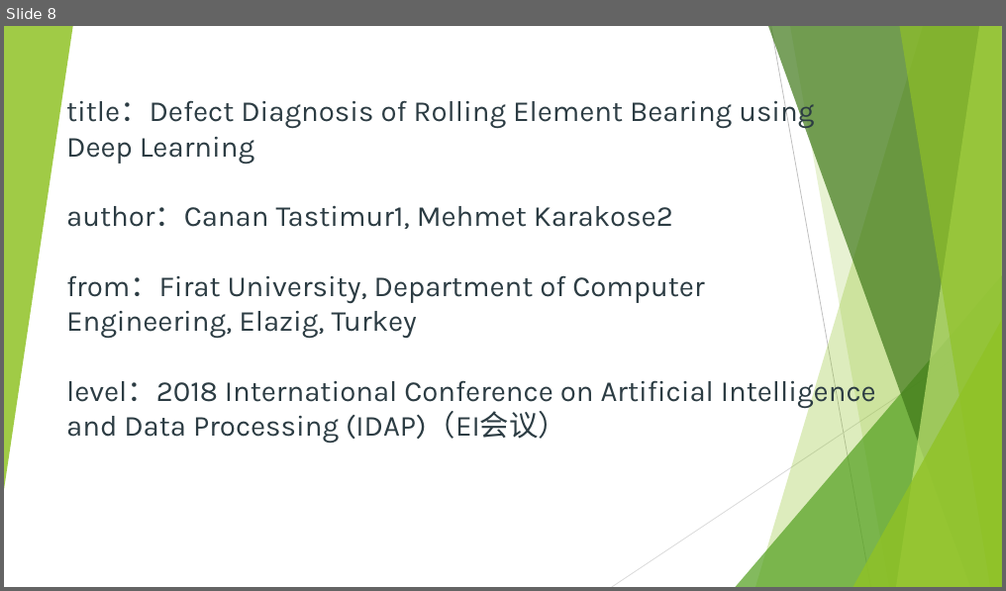
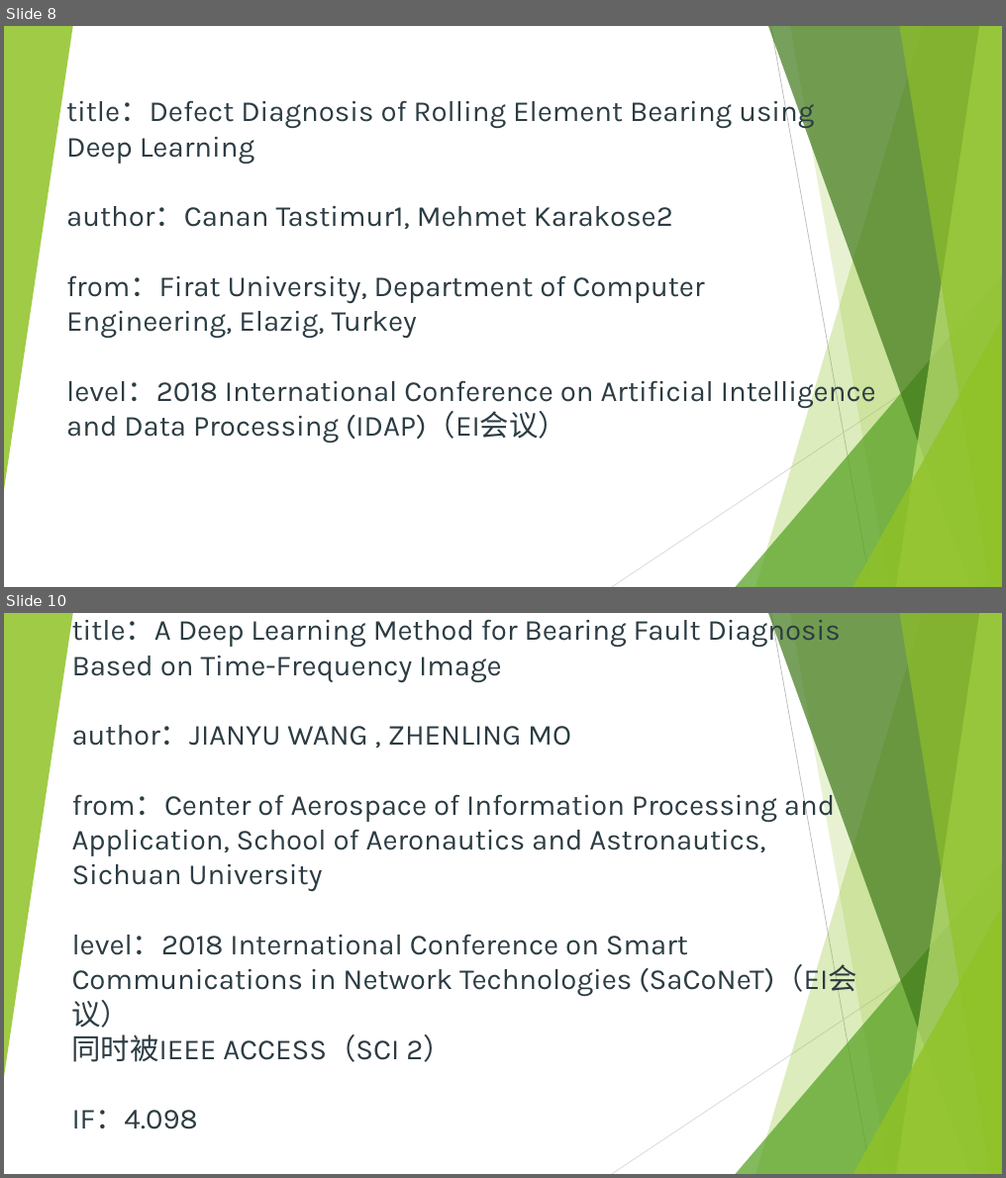
Before and after one commit to woshiyiduohua/paper-reading, a slide deck: 故障诊断/论文/总结.pptx. Shown one above the other, each under a label of ours: slide 8 before the commit, slides 8 and 10 after it; the slides between them are not shown. The pictures are 1006x591 and 1006x1178 pixels, drawn with LibreOffice and Linux fonts; fonts in the diff are those of the drawing. Boxes give left, top, right and bottom in pixels: in the first picture for what was removed or moved away, otherwise in the second. Text is boxed around its words. In the diff, an @@ line names an element or a change of style, - is before the commit and + after.

```diff
--- a/故障诊断/论文/总结.pptx
+++ b/故障诊断/论文/总结.pptx
@@ slide 10 added at bbox=[4, 613, 1002, 1174], background #FFFFFF; not listed: 10 template elements that a slide beside it also shows @@
@@ title added at bbox=[72, 613, 856, 1130], 28 pt, text #2C3C43 @@
+title：A Deep Learning Method for Bearing Fault Diagnosis Based on Time-Frequency Image
+author：JIANYU WANG , ZHENLING MO
+from：Center of Aerospace of Information Processing and Application, School of Aeronautics and Astronautics, Sichuan University
+level：2018 International Conference on Smart Communications in Network Technologies (SaCoNeT)（EI会议）
+同时被IEEE ACCESS（SCI 2）
+IF：4.098
```
Also in this commit, not shown: 1 slide changed, 1 other slide added, 8 other files.
